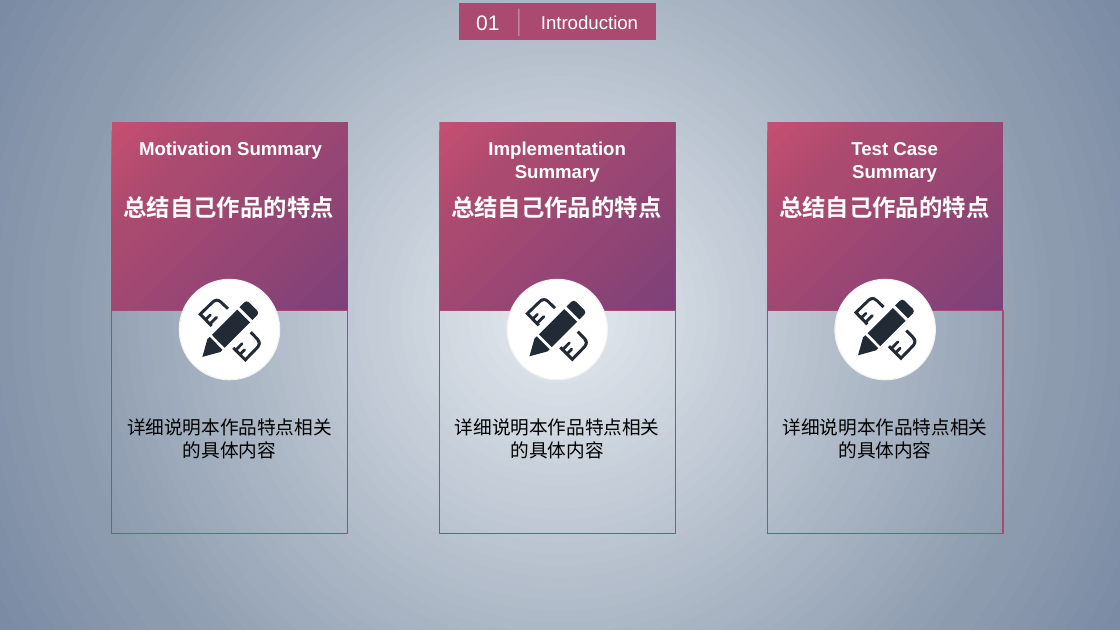
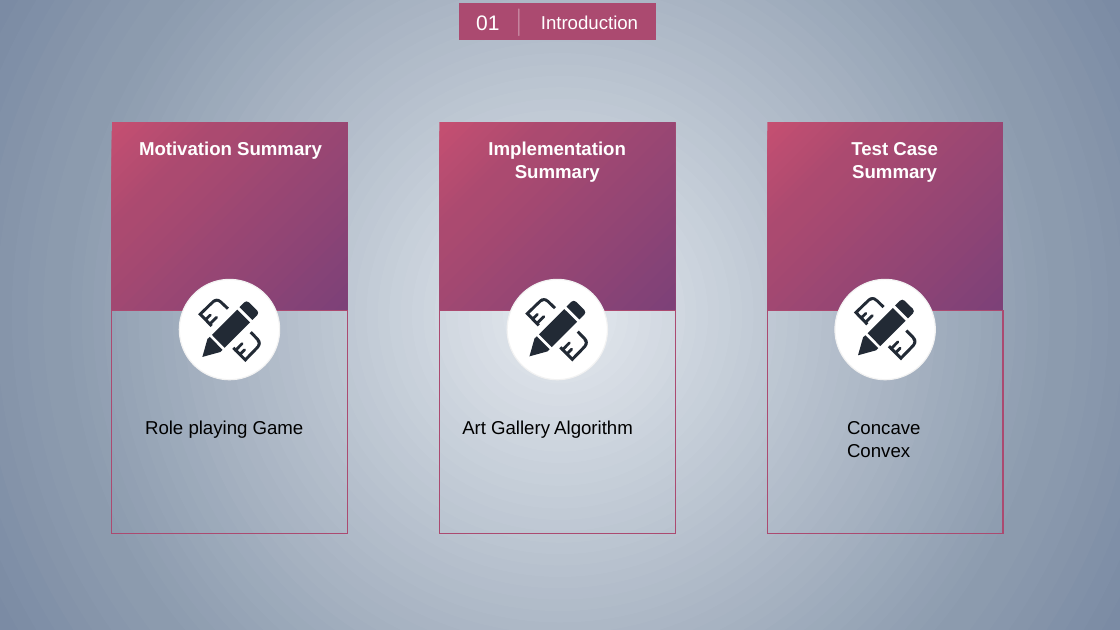
Before and after one commit to zhuangzhuang131419/McGill, a slide deck: slide 4 of COMP396/Presentation.pptx. Drawn at 1120x630 pixels with LibreOffice and Linux fonts; fonts in the diff are those of the drawing. Boxes give left, top, right and bottom in pixels: in the first picture for what was removed or moved away, otherwise in the second. Text is boxed around its words. In the diff, an @@ line names an element or a change of style, - is before the commit and + after.

```diff
--- a/COMP396/Presentation.pptx
+++ b/COMP396/Presentation.pptx
@@ text removed at [123,196,333,218] @@
-总结自己作品的特点
@@ text removed at [451,196,661,218] @@
-总结自己作品的特点
@@ text removed at [779,196,989,218] @@
-总结自己作品的特点
@@ text at [145,420,304,438]: text changed @@
-详细说明本作品特点相关
-的具体内容
+Role playing Game
@@ text at [462,420,633,438]: text changed @@
-详细说明本作品特点相关
-的具体内容
+Art Gallery Algorithm
@@ text at [847,421,920,457]: text changed @@
-详细说明本作品特点相关
-的具体内容
+Concave
+Convex
```
Also in this commit, not shown: 2 other slides changed, 8 slides added, 4 slides removed.
